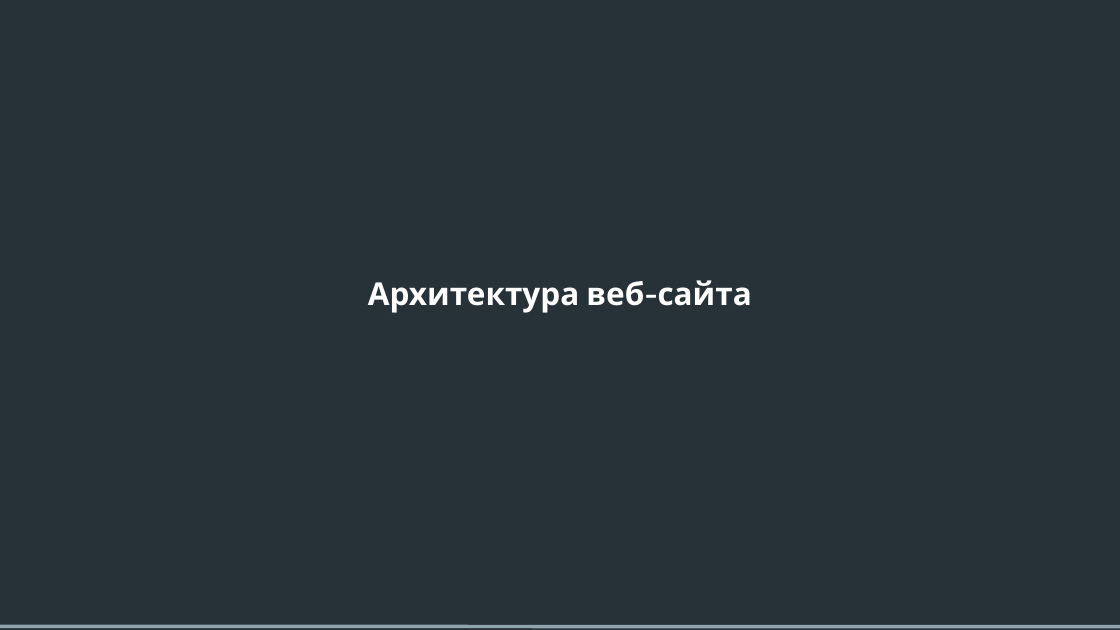
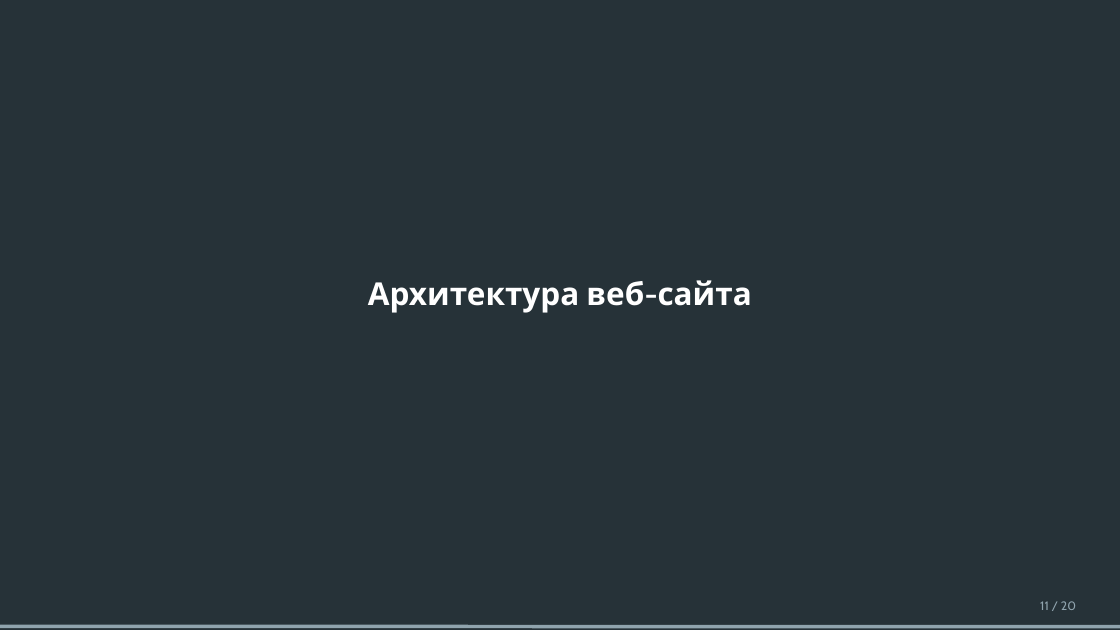
Before and after one commit to goorst/govno2, a slide deck: slide 11 of преза ВКР.pptx. Drawn at 1120x630 pixels with LibreOffice and Linux fonts; fonts in the diff are those of the drawing. Boxes give left, top, right and bottom in pixels: in the first picture for what was removed or moved away, otherwise in the second. Text is boxed around its words. In the diff, an @@ line names an element or a change of style, - is before the commit and + after.

```diff
--- a/преза ВКР.pptx
+++ b/преза ВКР.pptx
@@ text added at (x1=1040, y1=601, x2=1076, y2=610), 14 pt, text #90A4AE @@
+11 / 20
```
Also in this commit, not shown: 16 other slides changed, 2 slides added, 1 other file.
